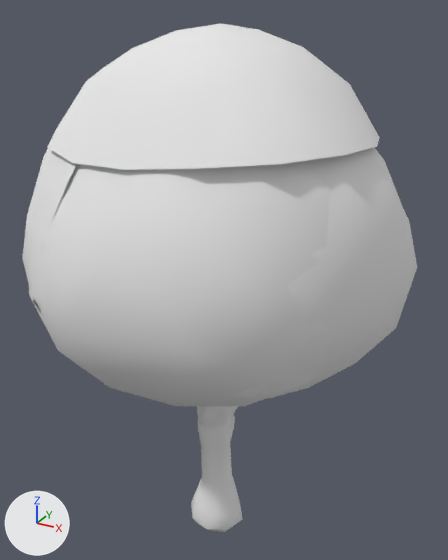
An edit to the Blender file Assets/PROPS/tree01.blend, drawn before and after from the same camera.
Before and after are seen from a 50 mm camera at (2.44, -4.29, 4.87) aimed at (-0.61, 1.26, 2.09). Every picture has the same lights, and +X, +Y and +Z are marked at lower left.

In view in the first picture: 'tree01'.
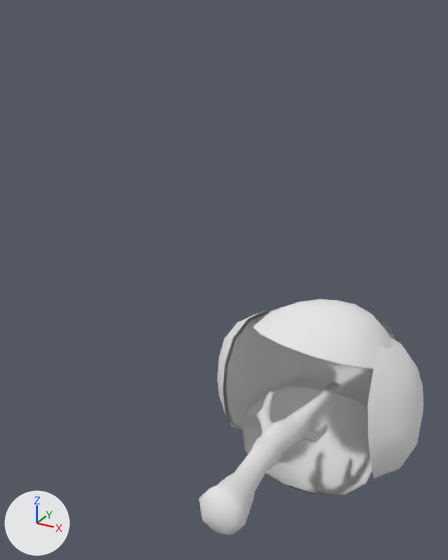
Changed parts and their boxes [x1, y1, x2, y2] in the pictures (448 x 560 px; the box of a moved part takes in the faces that stretch with it):
'tree01', reshaped (43% narrower, 54% shorter)
    before: [22, 23, 417, 532]
    after: [199, 299, 424, 535]
part 1 of me_cube_012, moved or reshaped
    before: [191, 406, 243, 532]
    after: [199, 382, 340, 535]
part 2 of me_cube_012, moved or reshaped (not visible before)
    after: [242, 386, 372, 495]
part 3 of me_cube_012, moved or reshaped
    before: [47, 23, 380, 170]
    after: [293, 319, 395, 409]
part 4 of me_cube_012, moved or reshaped
    before: [237, 147, 417, 398]
    after: [368, 337, 424, 478]
part 5 of me_cube_012, moved or reshaped
    before: [29, 161, 331, 406]
    after: [253, 299, 391, 369]
part 6 of me_cube_012, moved or reshaped
    before: [22, 118, 77, 312]
    after: [217, 310, 273, 430]
part 7 of me_cube_012, added
    after: [243, 386, 372, 494]
part 8 of me_cube_012, added
    after: [253, 327, 371, 369]
part 9 of me_cube_012, added
    after: [223, 313, 302, 428]

What changed in the scene script:
```text
Change me_cube_012:
    where me_cube_012.from_pydata(...)  # 483 vertices, 496 faces; spans x -1.68..1.58, y -1.49..1.82, z -0.02..4.75
    used by ob_tree01; location = (0.0, 0.0, 0.0)
    me_cube_012 part 1: the loose piece of 258 vertices spanning x -0.55..0.44, y -0.37..0.48, z -0.02..2.6 is turned -90 degrees about the x axis through the mesh origin
    me_cube_012 part 2: the loose piece of 45 vertices spanning x -1.5..1.36, y 0.42..1.82, z 2.04..4.47 is turned -90 degrees about the x axis through its middle and scaled by 0.719, then moved by (0.03, 1.67, -4.32)
    me_cube_012 part 3: the loose piece of 45 vertices spanning x -1.39..1.3, y -1.19..1.56, z 3.88..4.75 is turned -90 degrees about the x axis through its middle and scaled by 0.719, then moved by (0.05, 3.64, -4.38)
    me_cube_012 part 4: the loose piece of 45 vertices spanning x 0.38..1.58, y -1.36..1.43, z 1.95..4.48 is turned -90 degrees about the x axis through its middle and scaled by 0.719, then moved by (0.09, 2.7, -3.14)
    me_cube_012 part 5: the loose piece of 45 vertices spanning x -1.19..1.42, y -1.49..-0.2, z 2.03..4.48 is multiplied about its middle by the matrix ((0.707, 0.089, -0.092), (0.097, -0.038, 0.711), (0.084, -0.712, -0.049)), then moved by (0.0, 3.57, -2.33)
    me_cube_012 part 6: the loose piece of 45 vertices spanning x -1.68..-0.35, y -1.27..1.56, z 2.1..4.55 is turned -90 degrees about the x axis through its middle and scaled by 0.719, then moved by (0.0, 2.71, -3.35)
    me_cube_012 part 7: the loose piece of 45 vertices spanning x -1.5..1.36, y 0.42..1.82, z 2.04..4.47 is copied, and the copy is turned -90 degrees about the x axis through its middle and scaled by 0.713, then moved by (0.03, 1.67, -4.31); it spans x -1.06..0.98, y 1.92..3.65, z -1.56..-0.56
    me_cube_012 part 8: the loose piece of 45 vertices spanning x -1.19..1.42, y -1.49..-0.2, z 2.03..4.48 is copied, and the copy is multiplied about its middle by the matrix ((0.698, 0.088, -0.091), (0.096, -0.037, 0.701), (0.082, -0.702, -0.049)), then moved by (-0.01, 3.56, -2.35); it spans x -0.81..1.06, y 1.87..3.57, z 0.44..1.39
    me_cube_012 part 9: the loose piece of 45 vertices spanning x -1.68..-0.35, y -1.27..1.56, z 2.1..4.55 is copied, and the copy is turned -90 degrees about the x axis through its middle and scaled by 0.686, then moved by (0.04, 2.71, -3.35); it spans x -1.43..-0.52, y 2.01..3.69, z -0.99..0.95
```
